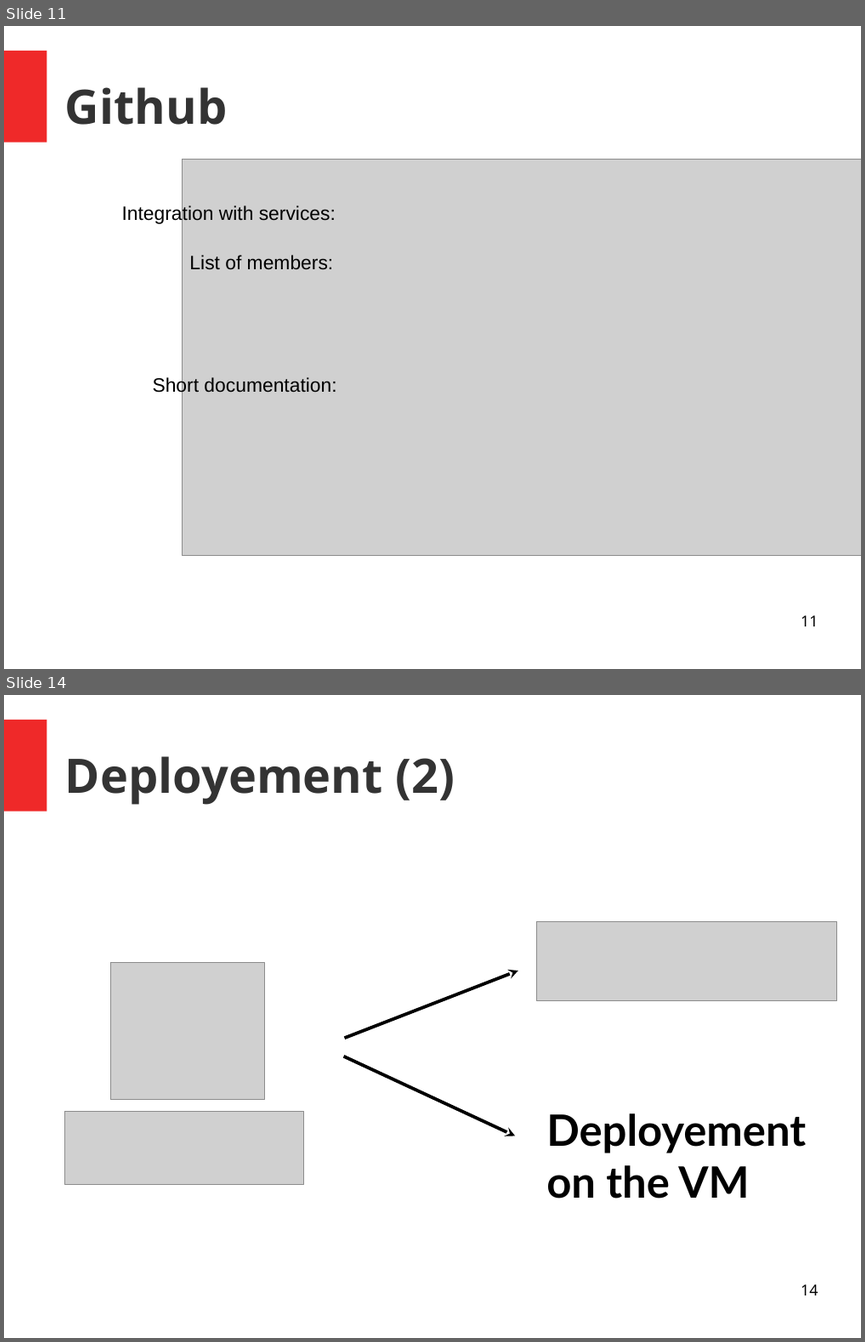
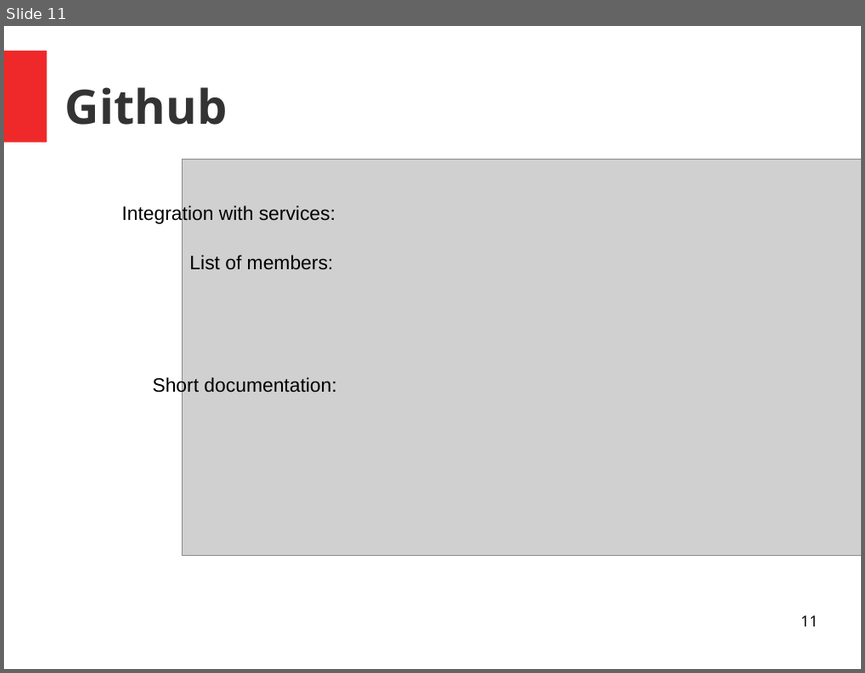
Before and after one commit to unige-pinfo-2019/PInfo3, a slide deck: Docs/Presentations/pres2.odp. Shown one above the other, each under a label of ours: slides 11 and 14 before the commit, slide 11 after it; the slides between them are not shown. The pictures are 865x1342 and 865x673 pixels, drawn with LibreOffice and Linux fonts; fonts in the diff are those of the drawing; grey boxes stand for pictures. Boxes give left, top, right and bottom in pixels: in the first picture for what was removed or moved away, otherwise in the second. Text is boxed around its words. In the diff, an @@ line names an element or a change of style, - is before the commit and + after.

Commit message:
presentation update + deploy script update

```diff
--- a/Docs/Presentations/pres2.odp
+++ b/Docs/Presentations/pres2.odp
@@ slide 14 removed at (x1=4, y1=695, x2=861, y2=1338), background #FFFFFF; not listed: 1 template element that a slide beside it also shows @@
@@ title removed at (x1=65, y1=756, x2=454, y2=805) @@
-Deployement (2)
@@ picture removed at (x1=537, y1=921, x2=837, y2=1000) @@
@@ picture removed at (x1=110, y1=962, x2=264, y2=1099) @@
@@ arrow removed from (345, 1038) to (518, 970) @@
@@ arrow removed from (344, 1056) to (515, 1136) @@
@@ picture removed at (x1=65, y1=1111, x2=304, y2=1183) @@
@@ text removed at (x1=546, y1=1113, x2=806, y2=1198) @@
-Deployement
-on the VM
@@ page number removed at (x1=800, y1=1284, x2=817, y2=1295) @@
-14
```
Also in this commit, not shown: 3 slides changed, 5 slides added, 6 other slides removed, 1 other file.
